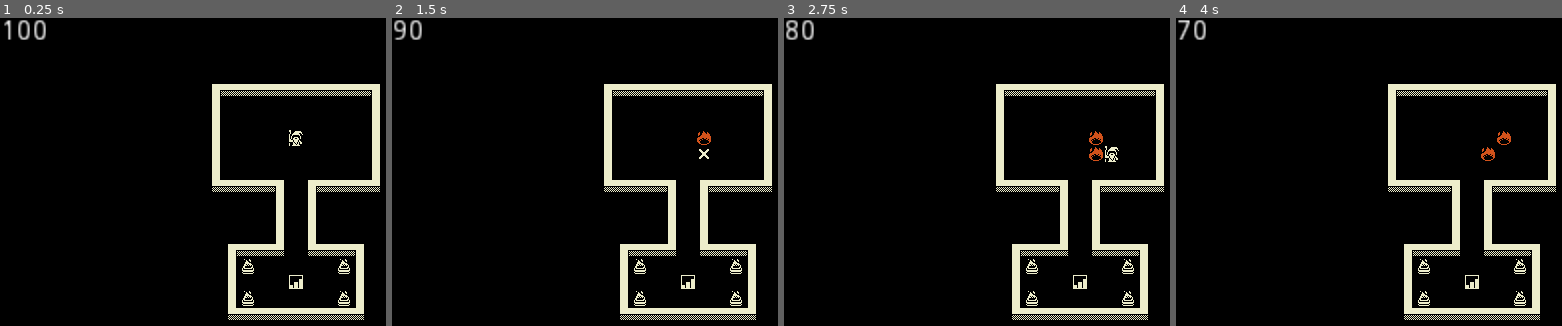
Above: before the commit, frames 1-4 (left to right).
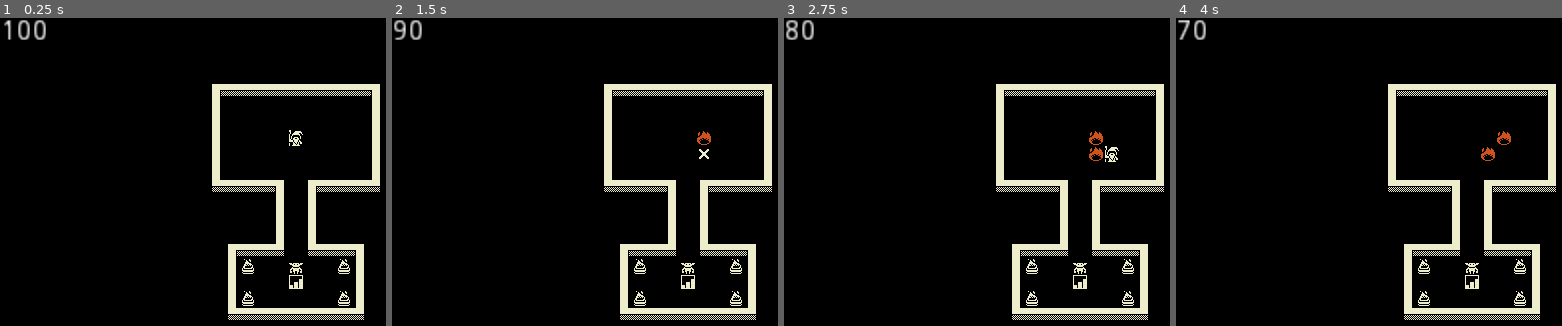
Above: after the commit, the same moments.

Repository: mattherman/7drl-2020
Game: Godot game, scene res://Main.tscn
The game is run twice, just before and just after one commit, with the same random seed, the same clock (stepped at 60 frames per second) and the same inputs.
Inputs:
- Up to frame 1 (0.25 s): no input
- Up to frame 2 (1.5 s): tap Enter (ui_accept) at 0.5, 0.77, 1.25 s; hold Right (ui_right) 0.53-1.28 s; hold Z (cast_1) 0.53-1.28 s; hold Down (ui_down) from 1.28 s (still down); tap Z (cast_1) at 1.35 s
- Up to frame 3 (2.75 s): tap Enter (ui_accept) at 1.52, 2 s; release Down (ui_down) at 2.03 s; hold Right (ui_right) from 2.03 s (still down); hold Z (cast_1) from 2.03 s (still down)
- Up to frame 4 (4 s): release Right (ui_right) at 2.78 s; release Z (cast_1) at 2.78 s; hold Up (ui_up) 2.78-3.53 s; tap Z (cast_1) at 2.85 s; tap Enter (ui_accept) at 3.02, 3.5, 3.77 s; hold Left (ui_left) from 3.53 s (still down); hold Z (cast_1) from 3.53 s (still down)

The runs differ from the first frame. In frame 1, less than 0.1% of the frame differs, in the area x 74-79%, y 79-84%; in frame 2, less than 0.1%; in frame 3, less than 0.1%; in frame 4, less than 0.1%.

Commit message:
WIP enemies

Diff:
--- /dev/null
+++ b/Enemy.gd
@@ -0,0 +1,31 @@
+extends Area2D
+
+var tile_size = Constants.TILE_SIZE
+
+var health = 15
+var target_player
+
+func _ready():
+	add_to_group("can_receive_damage")
+	add_to_group("enemies")
+	hide()
+
+func start(pos, player):
+	position = pos.snapped(Vector2.ONE * tile_size)
+	position += Vector2.ONE * tile_size/2
+	target_player = player
+	show()
+
+func tick():
+	if health <= 0:
+		queue_free()
+	$LineOfSightRay.cast_to = target_player.position
+	$LineOfSightRay.force_raycast_update()
+	if $LineOfSightRay.is_colliding():
+		pursue_player()
+
+func pursue_player():
+	print("enemy: pursue")
+
+func damage_received(damage):
+	health = max(health - damage, 0)
--- /dev/null
+++ b/Enemy.tscn
@@ -0,0 +1,22 @@
+[gd_scene load_steps=4 format=2]
+
+[ext_resource path="res://art/goblin.png" type="Texture" id=1]
+[ext_resource path="res://Enemy.gd" type="Script" id=2]
+
+[sub_resource type="RectangleShape2D" id=1]
+extents = Vector2( 4, 4 )
+
+[node name="Enemy" type="Area2D"]
+script = ExtResource( 2 )
+__meta__ = {
+"_edit_group_": true
+}
+
+[node name="Sprite" type="Sprite" parent="."]
+texture = ExtResource( 1 )
+
+[node name="CollisionShape2D" type="CollisionShape2D" parent="."]
+shape = SubResource( 1 )
+
+[node name="LineOfSightRay" type="RayCast2D" parent="."]
+collide_with_areas = true
--- a/Main.gd
+++ b/Main.gd
@@ -1,6 +1,11 @@
 extends Node
 
+onready var Enemy = preload("res://Enemy.tscn")
+
 func _ready():
+	var enemy = Enemy.instance()
+	add_child(enemy)
+	enemy.start($EnemyStartPosition.position, $Player)
 	$Player.start($StartPosition.position)
 
 func _on_Player_action_completed():
--- a/Main.tscn
+++ b/Main.tscn
@@ -25,5 +25,8 @@
 position = Vector2( 288, 104 )
 
 [node name="HUD" parent="." instance=ExtResource( 4 )]
+
+[node name="EnemyStartPosition" type="Position2D" parent="."]
+position = Vector2( 288, 240 )
 [connection signal="action_completed" from="Player" to="." method="_on_Player_action_completed"]
 [connection signal="damage_received" from="Player" to="." method="_on_Player_damage_received"]
Binary file added: art/goblin.png
Not shown, added: art/goblin.png.import
Not shown, added: art/goblin.xcf
